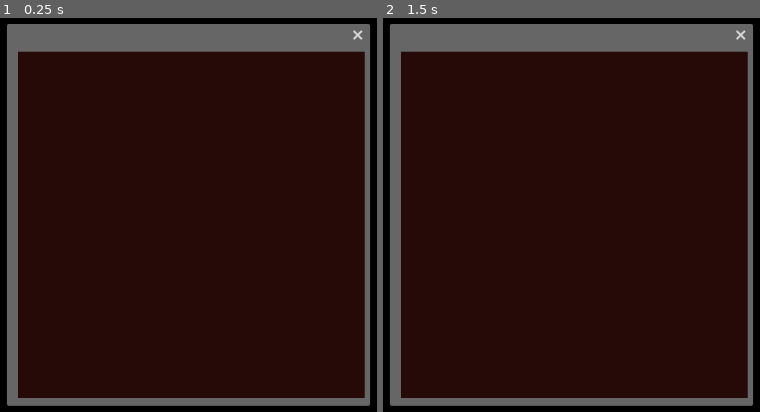
Above: before the commit, frames 1-2 (left to right).
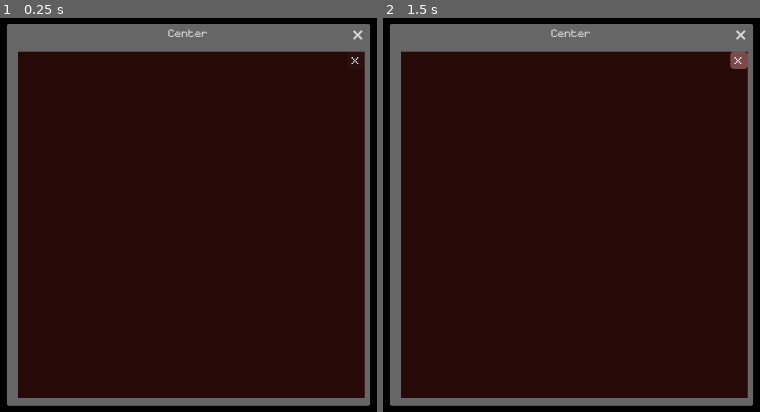
Above: after the commit, the same moments.

Repository: kayillustrations/Insectapet
Game: Godot game, scene res://windows/full_habitat.tscn
Two runs of this game, one before a commit and one after it. Both use one fixed random seed, a clock stepped at 60 frames per second and the inputs below. This scene is started directly instead of the project's main scene. The engine's default icon, where the game draws it, is replaced by a stand-in: a white triangle on a blue panel in a dark square.
Inputs (mouse positions are in pixels of both pictures, inside the frame that each line leads up to):
- Up to frame 1 (0.25 s): no input
- Up to frame 2 (1.5 s): click (737, 61) at 0.5 s, where only the run after the commit has a clickable "x"; tap Enter at 1.25 s

The runs differ from the first frame. In frame 1, 0.1% of the frame differs, in the area x 44-96%, y 2-12%; in frame 2, 0.3%, in the area x 44-97%, y 2-13%.

Commit message:
start spawning windows

Diff:
--- a/_autoload/WindowManager.gd
+++ b/_autoload/WindowManager.gd
@@ -1,8 +1,11 @@
 extends Node
+
+const BUG_WINDOW = preload("res://windows/bug_window.tscn")
+const FULL_HABITAT = preload("res://windows/full_habitat.tscn")
 
 @onready var screen_size = DisplayServer.screen_get_usable_rect().size
 var title_size: int = 40
-var toolbar_parent
+var main_window: WindowBase
 
 var anchor_dict: Dictionary = {
 	"TopL" : Vector2.ZERO,
@@ -31,4 +34,4 @@
 	if typeof(position) == TYPE_STRING:
 		temp = anchor_dict[position]
 	else: temp = position
-	toolbar_parent.setAnchor(temp)
+	main_window.setAnchor(temp)
--- /dev/null
+++ b/windows/full_habitat.gd
@@ -0,0 +1,8 @@
+extends WindowBase
+
+func _init() -> void:
+	pass
+
+func _on_x_pressed() -> void:
+	queue_free()
+	pass # Replace with function body.
--- a/windows/full_habitat.tscn
+++ b/windows/full_habitat.tscn
@@ -1,9 +1,12 @@
-[gd_scene load_steps=2 format=3 uid="uid://dlld10gm7v5qt"]
+[gd_scene load_steps=3 format=3 uid="uid://dlld10gm7v5qt"]
 
 [ext_resource type="PackedScene" uid="uid://p100dnqto4hp" path="res://windows/window_base.tscn" id="1_bigu7"]
+[ext_resource type="Script" uid="uid://etpeqcodqstc" path="res://windows/full_habitat.gd" id="2_i2cyu"]
 
 [node name="FullHabitat" instance=ExtResource("1_bigu7")]
+title = "Center"
 size = Vector2i(500, 500)
+script = ExtResource("2_i2cyu")
 anchor_position = "Center"
 
 [node name="Shape" parent="." index="0"]
@@ -13,3 +16,18 @@
 offset_right = 500.0
 offset_bottom = 500.0
 color = Color(0.15, 0.040025, 0.0255, 1)
+
+[node name="x" type="Button" parent="Shape/ColorRect" index="0"]
+custom_minimum_size = Vector2(25, 25)
+layout_mode = 1
+anchors_preset = 1
+anchor_left = 1.0
+anchor_right = 1.0
+offset_left = -25.0
+offset_bottom = 25.0
+grow_horizontal = 0
+size_flags_horizontal = 8
+size_flags_vertical = 0
+text = "x"
+
+[connection signal="pressed" from="Shape/ColorRect/x" to="." method="_on_x_pressed"]
--- /dev/null
+++ b/windows/mini_habitat.gd
@@ -0,0 +1,14 @@
+extends WindowBase
+
+var full_habitat_instance:WindowBase
+
+func _init() -> void:
+	WindowManager.main_window = self
+
+func _on_texture_button_toggled(toggled_on: bool) -> void:
+	if toggled_on:
+		full_habitat_instance = add_window(WindowManager.FULL_HABITAT)
+	else:
+		full_habitat_instance.queue_free()
+		full_habitat_instance = null
+	pass # Replace with function body.
--- a/windows/mini_habitat.tscn
+++ b/windows/mini_habitat.tscn
@@ -1,11 +1,13 @@
-[gd_scene load_steps=4 format=3 uid="uid://lu36lgbqel"]
+[gd_scene load_steps=5 format=3 uid="uid://lu36lgbqel"]
 
 [ext_resource type="PackedScene" uid="uid://p100dnqto4hp" path="res://windows/window_base.tscn" id="1_jples"]
+[ext_resource type="Script" uid="uid://berrvbqxg880d" path="res://windows/mini_habitat.gd" id="2_l2vge"]
 [ext_resource type="Texture2D" uid="uid://ccv6ryx87ktff" path="res://icon.svg" id="2_sxag7"]
 [ext_resource type="Texture2D" uid="uid://rwf1jiduqbqj" path="res://iconhover.svg" id="3_do3m4"]
 
 [node name="MiniHabitat" instance=ExtResource("1_jples")]
-anchor_position = "TopR"
+script = ExtResource("2_l2vge")
+anchor_position = "BotR"
 
 [node name="Shape" parent="." index="0"]
 polygon = PackedVector2Array(0, 0, 0, 100, 100, 100, 100, 0)
@@ -30,7 +32,10 @@
 
 [node name="TextureButton" type="TextureButton" parent="Shape/ColorRect/MarginContainer" index="0"]
 layout_mode = 2
+toggle_mode = true
 texture_normal = ExtResource("2_sxag7")
 texture_hover = ExtResource("3_do3m4")
 ignore_texture_size = true
 stretch_mode = 5
+
+[connection signal="toggled" from="Shape/ColorRect/MarginContainer/TextureButton" to="." method="_on_texture_button_toggled"]
--- a/windows/window_base.gd
+++ b/windows/window_base.gd
@@ -9,6 +9,7 @@
 @onready var shape_offset:Vector2 = shape.position
 
 var anchor_dict: Dictionary
+var is_held: bool = false
 
 var isConfigured:bool = false
 
@@ -47,3 +48,9 @@
 		position -= size/2
 
 	isConfigured = true
+
+func add_window(window):
+	var window_instance = window.instantiate()
+	if window_instance.name == "FullHabitat":
+		return window_instance
+	add_child(window_instance)
Not shown, added: windows/full_habitat.gd.uid
Not shown, added: windows/mini_habitat.gd.uid
